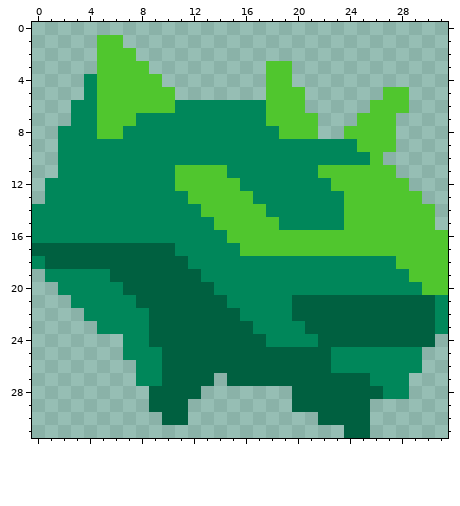
Edited in one commit: pixel-art sprite (sprites/items/tefium.png). This is how it looked before the edit.
The file is 32x32 pixels.
The result:
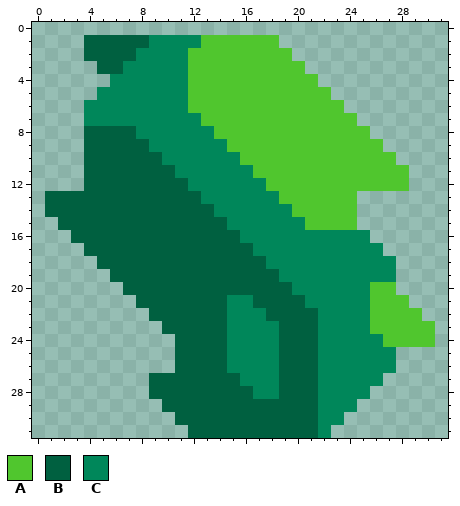
Palette (. is transparent): A #50c62e  B #006040  C #00875a
Difference:
Changed rows in their new state; - is an unchanged pixel.
first column x 0:
 1 ----BBBBBCCCCAAAAAA-------------
 2 ----BBBBCCCCAAAAAAAA------------
 3 -----BBCCCCCAAAAAA--A-----------
 4 ----..CCCCCCAAAAAA--AA----------
 5 ----.CCCCCCCAAAAAA---AA----..---
 6 ---.-CCCCCC-AAAAAA---AAA--...---
 7 ---.-CCC-----AAAAA----AAA...----
 8 --..BBBB------AAAAA---AA--..----
 9 --..BBBBB------AAAAAAAAAA--.----
10 --..BBBBBB------AAAAAAAAAA-A----
11 --..BBBBBBBCCCC--AAAAA------A---
12 -...BBBBBBBBCCCC--AAAAA---------
13 -BBBBBBBBBBBBCCCC--AAAAA-.....--
14 .BBBBBBBBBBBBBCCCC--AAAA-......-
15 ..BBBBBBBBBBBBBCCCC--AAA-......-
16 ...BBBBBBBBBBBBBCCCCCCCCCC......
17 ....-------BBBBBBCCCCCCCCCC.....
18 .....-------BBBBBB----------....
19 -.....-------BBBBBB---------....
20 --.....-------BBBBBB------AA....
21 ---.....---------BBB-CCCCCAAA...
22 ----.....------C--BB--CCCCAAAA..
23 -----.....-----CC--BB-CCCCAAAAA.
24 -------....----CCC-BBBCCCCCAAAA-
25 -------....----CCCC---C-----..--
26 --------...----CCCC---C-----..--
27 --------.B----B-CCC---CCCC-..---
28 -------------BBBBCCB--CCCC...---
29 ---------.--BBBBBBBB--CCC.------
30 ----------.-BBBBBBBBBBCC..------
31 ------------BBBBBBBBBBC-..------
Pixel boxes of the changes (left, top, right, bottom) in both pictures:
changed: (32, 35, 448, 438)
